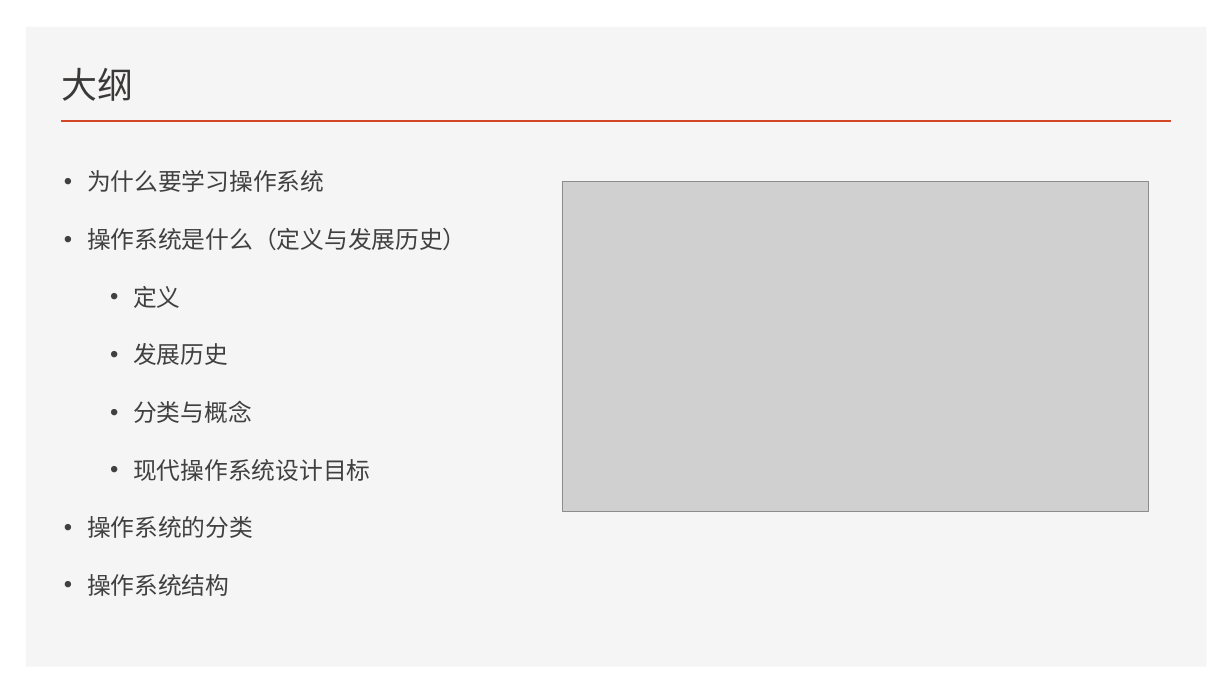
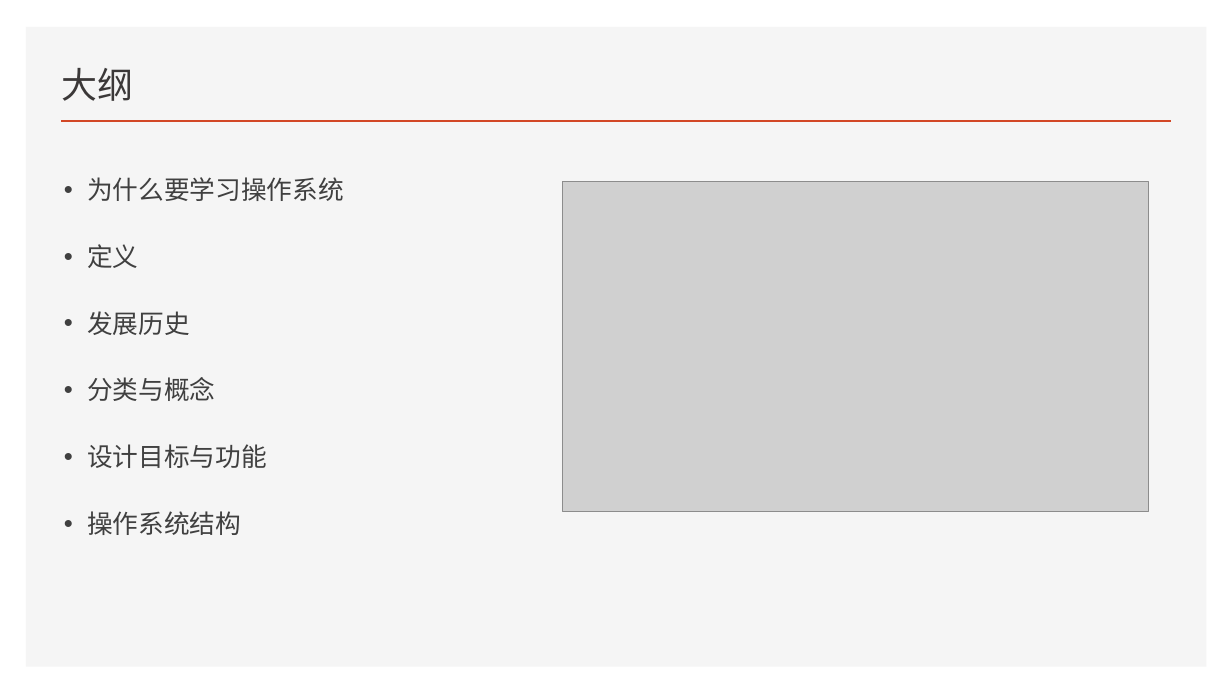
Before and after one commit to FourierAI/Operating-system, a slide deck: slide 2 of 导论/操作系统.pptx. Drawn at 1232x693 pixels with LibreOffice and Linux fonts; fonts in the diff are those of the drawing; grey boxes stand for pictures. Boxes give left, top, right and bottom in pixels: in the first picture for what was removed or moved away, otherwise in the second. Text is boxed around its words. In the diff, an @@ line names an element or a change of style, - is before the commit and + after.

```diff
--- a/导论/操作系统.pptx
+++ b/导论/操作系统.pptx
@@ text at (87,177,344,535): size 18.5 to 20 pt in "为什么要学习操作系统", "定义", "发展历史", "分类与概念" and 1 more places; line spacing 1.3 to 1.5; list level 2 to 1 in "定义"; list level 2 to 1 in "发展历史"; list level 2 to 1 in "分类与概念" @@
@@ text at (87,228,467,250): paragraph removed @@
-• 操作系统是什么（定义与发展历史）
@@ text at (87,444,267,468): text changed; size 18.5 to 20 pt @@
-  • 现代操作系统设计目标
-• 操作系统的分类
+• 设计目标与功能
```
Also in this commit, not shown: 1 other slide changed, 19 slides added.
